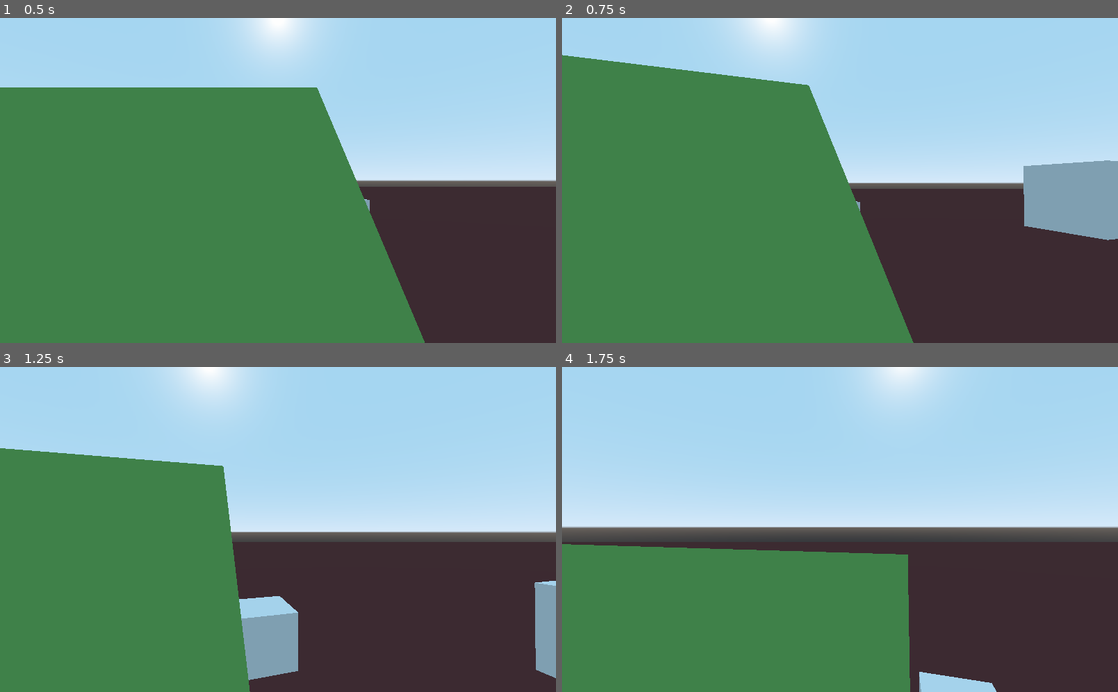
Above: before the commit, frames 1-4 (two rows, left to right).
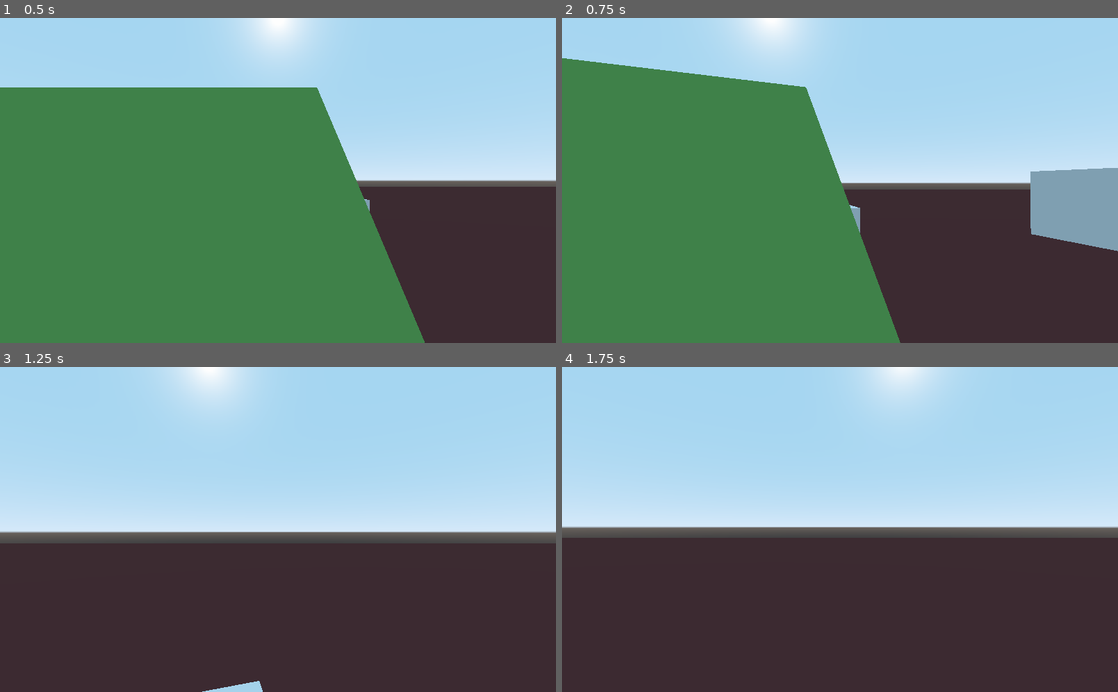
Above: after the commit, the same moments.

Repository: texaco/FPS-base
Game: Godot game, scene res://World.tscn
Two runs of this game, one before a commit and one after it. Both use one fixed random seed, a clock stepped at 60 frames per second and the inputs below.
Inputs (mouse positions are in pixels of both pictures, inside the frame that each line leads up to):
- Up to frame 1 (0.5 s): no input
- Up to frame 2 (0.75 s): tap Enter at 0.5 s; move the mouse to (867, 180) at 0.52 s; hold Up (ui_up) from 0.53 s (still down); tap F (fly, bound only after the commit) at 0.6 s
- Up to frame 3 (1.25 s): keep holding Up (ui_up); tap Space (jump) at 0.77 s
- Up to frame 4 (1.75 s): keep holding Up (ui_up); move the mouse to (812, 529) at 1.27 s; tap Shift (run) at 1.35 s; tap Space (jump) at 1.52 s; tap F (fly, bound only after the commit) at 1.55 s

Frame 1 is identical in both runs. In frame 2, 2.6% of the frame differs, in the area x 0-100%, y 11-100%; in frame 3, 34%, in the area x 0-100%, y 25-100%; in frame 4, 28%.

Commit message:
Add debug vble to player

Diff:
--- a/Player.gd
+++ b/Player.gd
@@ -31,8 +31,10 @@
 const MAX_STAIR_SLOPE = 20
 const STAIR_JUMP_HEIGHT = 6
 
+# Debug variables
+var debug = true
 
-func _physics_process(delta):
+func _process(delta):
 	aim()
 	if flying:
 		fly(delta)
@@ -42,7 +44,9 @@
 func _input(event):
 	if event is InputEventMouseMotion:
 		camera_change = event.relative
-	if Input.is_action_just_pressed("ui_page_down"):
+	if Input.is_action_just_pressed("fly"):
+		flying = !flying
+	if debug and Input.is_action_just_pressed("ui_page_down"):
 		print ($Foot.slopeAngle)
 
 func getDirection():
@@ -113,7 +117,7 @@
 	# move
 	velocity = move_and_slide(velocity, Vector3(0, 1, 0))
 
-	if !has_contact:
+	if debug and !has_contact:
 		print(in_air)
 		in_air += 1
 
--- a/project.godot
+++ b/project.godot
@@ -59,6 +59,11 @@
 "events": [ Object(InputEventKey,"resource_local_to_scene":false,"resource_name":"","device":0,"alt":false,"shift":false,"control":false,"meta":false,"command":false,"pressed":false,"scancode":16777237,"unicode":0,"echo":false,"script":null)
  ]
 }
+fly={
+"deadzone": 0.5,
+"events": [ Object(InputEventKey,"resource_local_to_scene":false,"resource_name":"","device":0,"alt":false,"shift":false,"control":false,"meta":false,"command":false,"pressed":false,"scancode":70,"unicode":0,"echo":false,"script":null)
+ ]
+}
 
 [rendering]
 
Not shown: 2 places in World.tscn that only renumber resources
